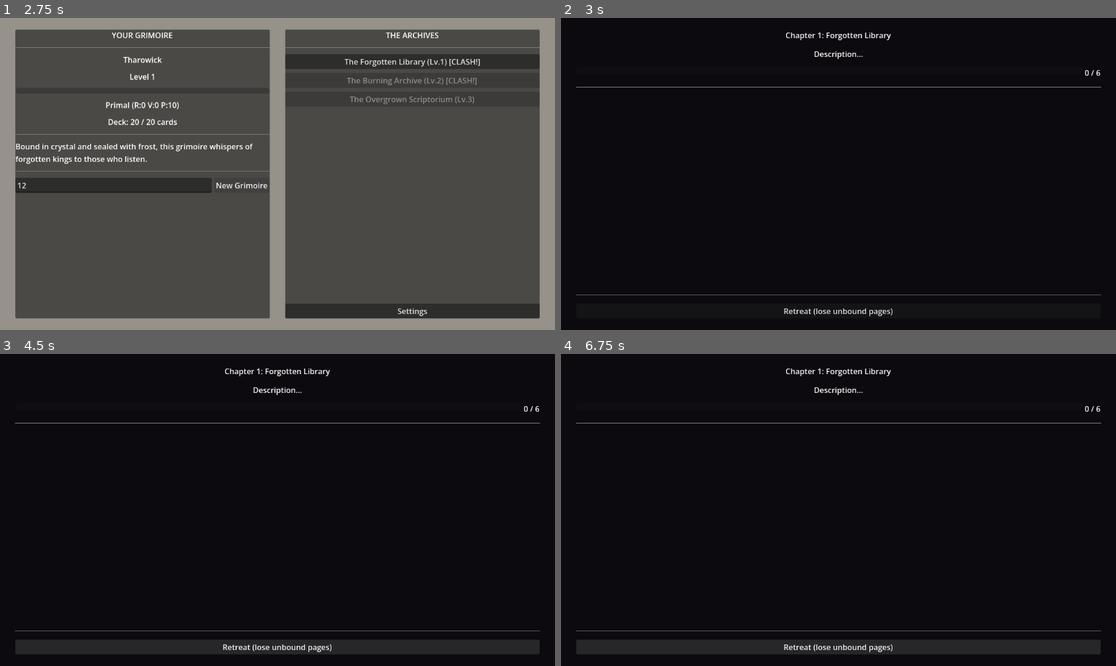
Above: before the commit, frames 1-4 (two rows, left to right).
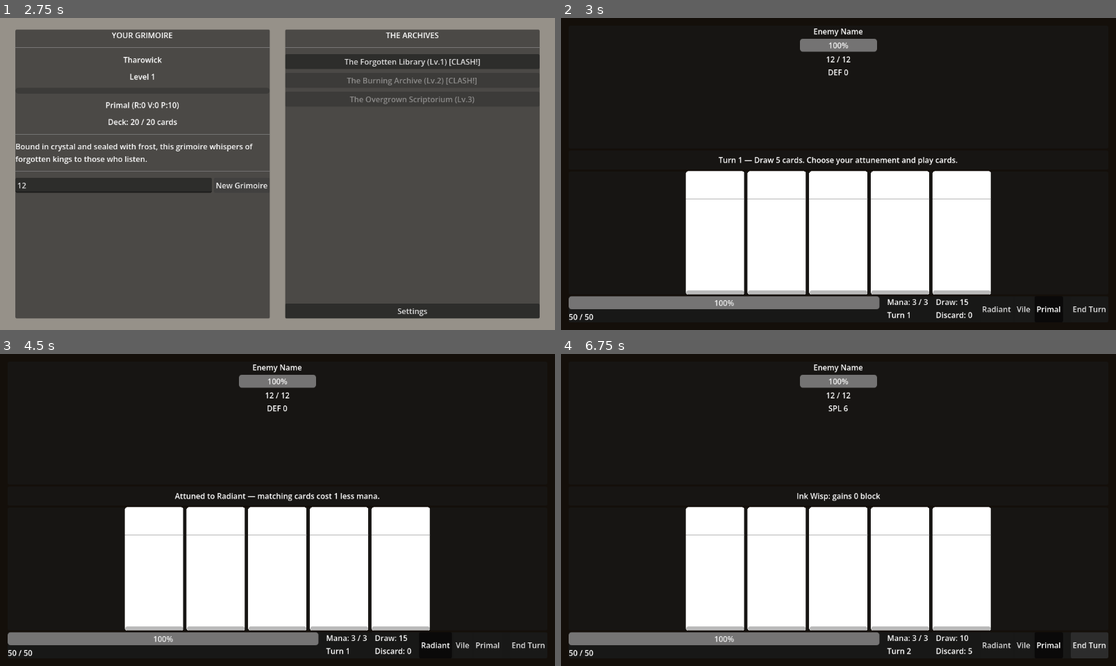
Above: after the commit, the same moments.

Repository: InZeyn/grimoire-soulbound-legacy
Game: Godot game, scene res://scenes/hub/grimoire_hub.tscn
Two runs of this game, one before a commit and one after it. Both use one fixed random seed, a clock stepped at 60 frames per second and the inputs below.
Inputs (mouse positions are in pixels of both pictures, inside the frame that each line leads up to):
- Up to frame 1 (2.75 s): click (111, 186) at 0.52 s; type "12" at 0.6 s; click "New Grimoire" at 1.25 s; click "New Grimoire" at 2 s
- Up to frame 2 (3 s): click "The Forgotten Library (Lv.1) …" at 2.75 s
- Up to frame 3 (4.5 s): click (277, 647) at 3.5 s, where only the run before the commit has a clickable "Retreat (lose unbound pages)"; click (432, 644) at 4.25 s, where only the run after the commit has a clickable "Radiant"
- Up to frame 4 (6.75 s): click (1021, 644) at 5 s, where only the run after the commit has a clickable "Vile"; click (1049, 644) at 5.75 s, where only the run after the commit has a clickable "Primal"; click (1088, 644) at 6.5 s, where only the run after the commit has a clickable "End Turn"

Frame 1 is identical in both runs. In frame 2, 26% of the frame differs, in the area x 1-99%, y 3-97%; in frame 3, 26%; in frame 4, 26%, in the area x 1-99%, y 3-98%.
Error before the commit: Parse Error: Identifier "_on_encounter_completed" not declared in the current scope. (res://scripts/ui/chapter_map_controller.gd:35)

Commit message:
Fix: remove connection to undeclared _on_encounter_completed handler
The encounter_completed signal was connected but never used — encounter
completion is already handled inline by each encounter type's callback.

Co-Authored-By: Claude Opus 4.6 <noreply@anthropic.com>

Diff:
--- a/scripts/ui/chapter_map_controller.gd
+++ b/scripts/ui/chapter_map_controller.gd
@@ -32,7 +32,6 @@
 
 	retreat_btn.pressed.connect(_on_retreat)
 
-	encounter_manager.encounter_completed.connect(_on_encounter_completed)
 	encounter_manager.chapter_completed.connect(_on_chapter_completed)
 	encounter_manager.chapter_failed.connect(_on_chapter_failed)
 
